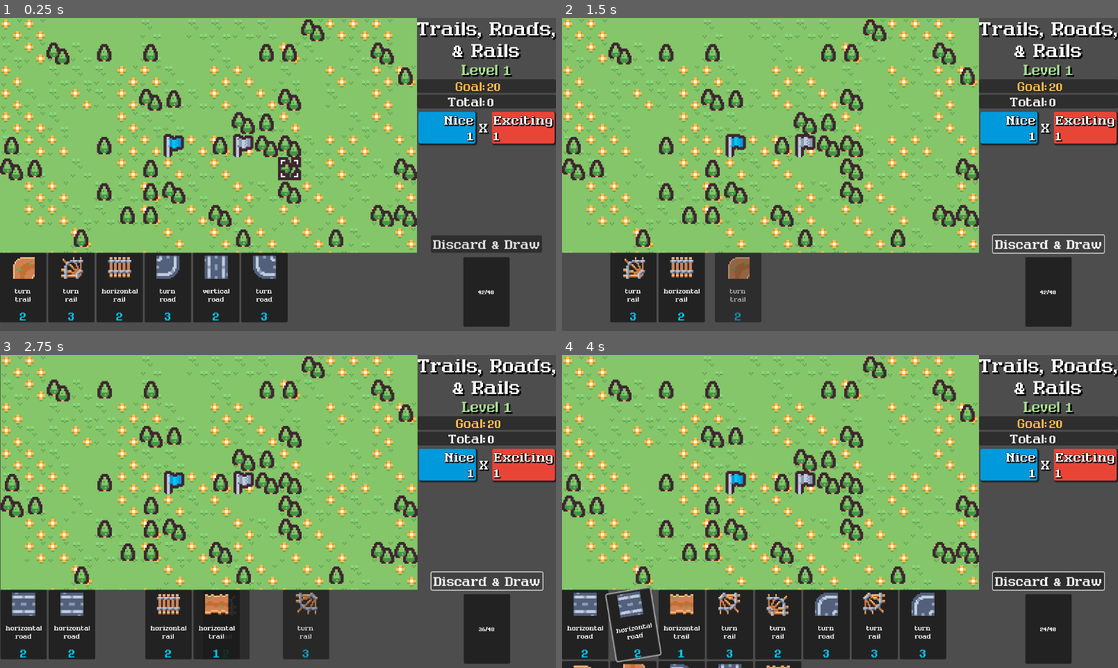
Above: before the commit, frames 1-4 (two rows, left to right).
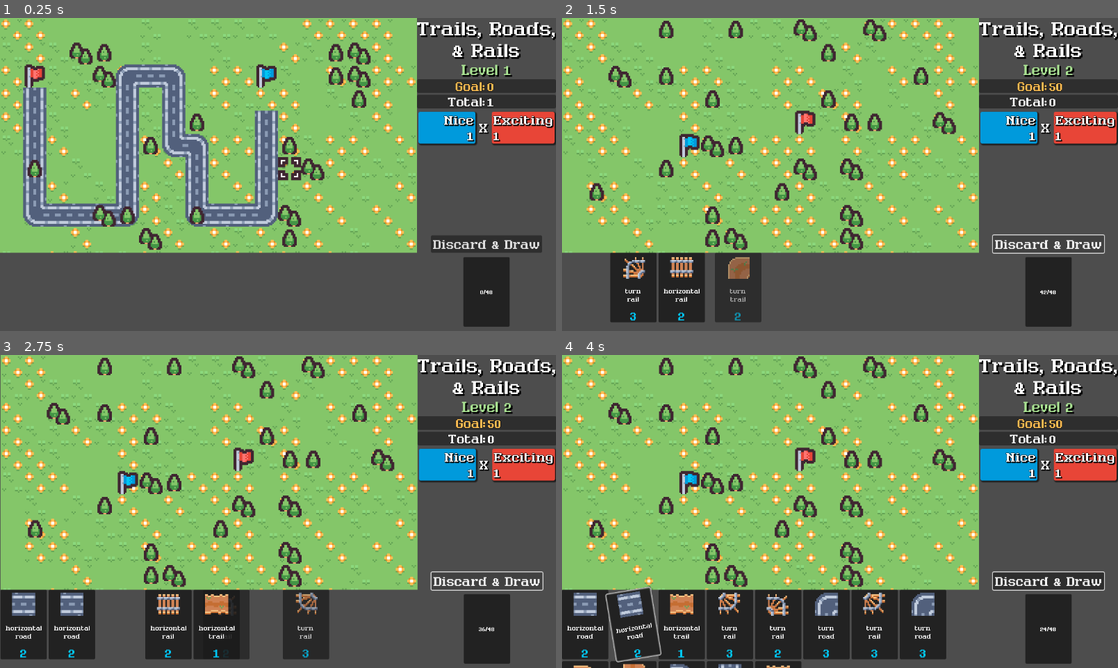
Above: after the commit, the same moments.

Repository: nuzcraft/trails-roads-rails
Game: Godot game, scene res://scenes/main.tscn
The game is run twice, just before and just after one commit, with the same random seed, the same clock (stepped at 60 frames per second) and the same inputs.
Inputs (mouse positions are in pixels of both pictures, inside the frame that each line leads up to):
- Up to frame 1 (0.25 s): no input
- Up to frame 2 (1.5 s): click "Discard & Draw" at 0.5 s; click "Discard & Draw" at 1.25 s
- Up to frame 3 (2.75 s): click "Discard & Draw" at 2 s
- Up to frame 4 (4 s): move the mouse to (584, 624) at 2.77 s; click (584, 624) at 2.92 s; move the mouse to (634, 624) at 3.52 s; click (634, 624) at 3.67 s

The runs differ from the first frame. In frame 1, 27% of the frame differs, in the area x 0-90%, y 0-98%; in frame 2, 7.7%; in frame 3, 7.7%; in frame 4, 7.7%.

Commit message:
added some screenshots for itch

Diff:
--- a/scenes/main.gd
+++ b/scenes/main.gd
@@ -60,7 +60,7 @@
 var nice_score: int = 1
 var exciting_score: int = 1
 var total_score: int = 1
-var level: int = 0
+var level: int = 1
 var score_needed: int = 0
 var high_score: int = 0
 
@@ -119,7 +119,7 @@
 func on_card_dropped(card: Card, atlas_position: Vector2) -> void:
 	var cell_coord: Vector2 = tile_map_layer_path.local_to_map(tile_map_layer_path.get_local_mouse_position())
 	if cell_coord.x < 0 or cell_coord.y < 0 or\
-			cell_coord.x > 15 or cell_coord.y > 9 or\
+			cell_coord.x > 16 or cell_coord.y > 9 or\
 			cell_coord == source or cell_coord == target:
 		card.switch_state_to_static(true)
 		return
--- a/scenes/main.tscn
+++ b/scenes/main.tscn
@@ -126,7 +126,7 @@
 tile_set = ExtResource("1_ow657")
 
 [node name="GridCursor" parent="Control/SubViewportContainer/SubViewport" instance=ExtResource("2_7h2p8")]
-position = Vector2(744, 408)
+position = Vector2(792, 360)
 
 [node name="SubViewport2" type="SubViewport" parent="Control/SubViewportContainer"]
 transparent_bg = true
Binary file added: screenshots/010_itch_ss_level_1.png
Binary file added: screenshots/012_itch_ss_level_12.png
Not shown, added: screenshots/011_itch_ss_level3.gif
